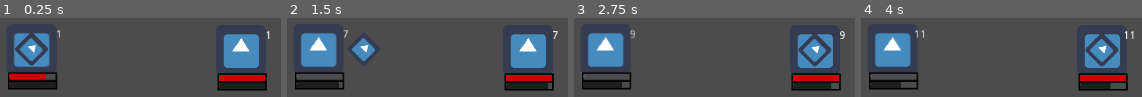
Above: before the commit, frames 1-4 (left to right).
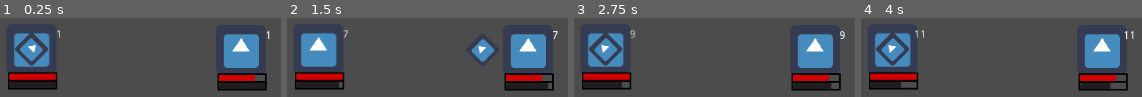
Above: after the commit, the same moments.

Repository: h19mili/Projekt_Fleorune.VM
Game: Godot game, scene res://Main.tscn
Same seed, same stepped clock (60 frames per second), same inputs: the game is played once before the commit and once after it. The engine's default icon, where the game draws it, is replaced by a stand-in: a white triangle on a blue panel in a dark square.
Inputs:
- Up to frame 1 (0.25 s): no input
- Up to frame 2 (1.5 s): tap Enter (ui_accept) at 0.5, 0.77, 1.25 s; hold Up (ui_up) 0.53-1.28 s; hold Down (ui_down) from 1.28 s (still down)
- Up to frame 3 (2.75 s): tap Enter (ui_accept) at 1.52, 2 s; release Down (ui_down) at 2.03 s; hold Up (ui_up) from 2.03 s (still down)
- Up to frame 4 (4 s): tap Enter (ui_accept) at 2.75, 3.02, 3.5, 3.77 s; release Up (ui_up) at 3.53 s; hold Left (ui_left) from 3.53 s (still down)

The runs differ from the first frame. In frame 1, 0.6% of the frame differs, in the area x 16-95%, y 69-80%; in frame 2, 4.6%; in frame 3, 6.0%, in the area x 3-95%, y 18-80%; in frame 4, 6.0%.
Error after the commit: Invalid get index 'Current_HP' (on base: 'Nil'). (res://TurnQ.gd:53)

Commit message:
selected works

Diff:
--- a/Arrow.gd
+++ b/Arrow.gd
@@ -2,6 +2,7 @@
 
 signal target_selected(TurnQ)
 export var Move : float = 0.5
+var selected
 var target_selection = 0
 onready var tween = $Tween
 onready var targets : Array
@@ -20,7 +21,9 @@
 	rect_global_position = active_target.target_global_position
 	grab_focus()
 	var selected_target : Battler = yield(self, "target_selected")
+	selected = selected_target
 	print("selected")
+	print(selected)
 	print(selected_target)
 	#active_target
 	#targets = []
@@ -29,7 +32,7 @@
 	if not selected_target:
 		return []
 		print("fail")
-	return [selected_target]
+	return selected_target
 
 
 func _Move_to(battler : Battler):
--- a/TurnQ.gd
+++ b/TurnQ.gd
@@ -4,13 +4,13 @@
 signal completed
 signal targets_selected(selected_target)
 var party : Array = []
+var Etarget
 onready var active_player = Battler
 onready var select_arrow = get_node("../Arrow")
 
 func _ready():
-	#select_arrow.select_target()
+	Etarget = get_child(1)
 	initialize()
-	#select_arrow._Move_to(null)
 	pass
 
 func initialize():
@@ -26,6 +26,7 @@
 	#print(Battlers)
 	active_player = get_child(0)
 	select_arrow.select_target(Battlers)
+	#Etarget=select_arrow.selected
 	play_turn()
 
 func play_turn():
@@ -43,29 +44,29 @@
 			#yield(select_arrow.select_target(battler), "completed")
 			yield(active_player, "completed")
 			print("Player End")
+			select_arrow.select_target(targets)
+			Etarget=select_arrow.selected
 		else:
 			yield(active_player, "emattack") # a
-			print("TOBBES GREJ!!!")
-			print("Current Damage:")
 			print(active_player.CURRENT_DMG)
 			print("Current HP:")
-			print(get_child(1).Current_HP)
-			get_child(1).Current_HP -= active_player.CURRENT_DMG
-			print("Enemy")
+			print(Etarget.Current_HP)
+			print("Etarget")
+			print(Etarget)
+			Etarget.Current_HP -= active_player.CURRENT_DMG
 		#yield(battler, "completed")
 		battler.selected = false
 
 		var new_index : int = (active_player.get_index() + 1) % get_child_count()
 		active_player = get_child(new_index)
 		#yield(active_player, "completed")
-		print("again")
 		play_turn()
 
-func _select_target(selectable_battlers : Array) -> Battler:
+#func _select_target(selectable_battlers : Array) -> Battler:
 	#var selected_target : Battler = select_arrow.select_target(selectable_battlers)#, "target_selected")
-	var selected_target : Battler = yield(select_arrow.select_target(selectable_battlers), "completed")
-	print("hilast")
-	return selected_target
+	#var selected_target : Battler = yield(select_arrow.select_target(selectable_battlers), "completed")
+	#print("hilast")
+	#return selected_target
 
 
 static func sort_players(a : Battler, b : Battler) -> bool:
